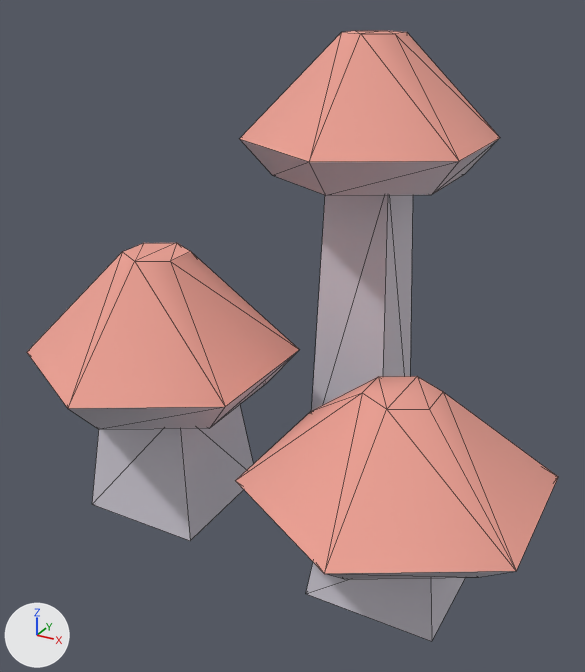
What one commit did to the glTF model example_game/world/props/mushroom-red.prop/model.glb.
Both versions are drawn from a 50 mm camera at (0.363, -0.716, 0.531) aimed at (-0.015, -0.03, 0.188). The lights are fixed; the arrows at lower left show +X, +Y and +Z. The older version comes first. Mesh edges are drawn as thin lines. Vertices at exactly the same position are counted once.

The older version as bpy lines, for what is in view:
```python
me_model = bpy.data.meshes.new('model')
me_model.from_pydata(...)  # 78 vertices, 144 faces; spans x -0.27..0.27, y -0.254..0.254, z -0.02..0.481
me_model.materials.append(mat_style)
ob_model = bpy.data.objects.new('model', me_model)
ob_model.location = (0.0, 0.0, 0.0)
```
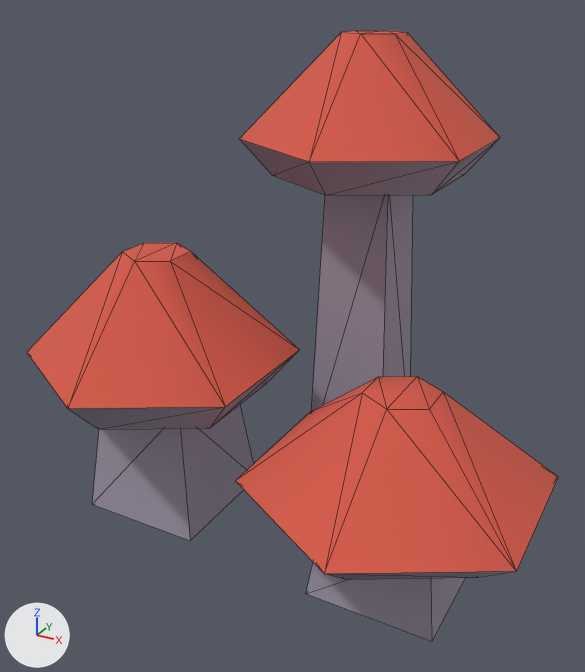
Where the change shows, as pixel boxes [x1, y1, x2, y2] in the pictures (585 x 672 px):
part 1 of me_model, recoloured (light grey to grey): [68, 138, 514, 641] in both
part 2 of me_model, recoloured (pink to red): [27, 31, 558, 574] in both

The change, as a diff of the scene's bpy script:
```diff
--- a/example_game/world/props/mushroom-red.prop/model.glb.py
+++ b/example_game/world/props/mushroom-red.prop/model.glb.py
@@ me_model @@
 me_model.from_pydata(...)  # 78 vertices, 144 faces; spans x -0.27..0.27, y -0.254..0.254, z -0.02..0.481
 # used by ob_model
+# me_model part 1: 96 faces centred in x -0.259..0.259, y -0.21..0.219, z -0.02..0.359 are repainted in the vertex colours; the middle colour goes from light grey #cec9d3 to grey #9e95a6
+# me_model part 2: 48 faces centred in x -0.237..0.236, y -0.19..0.189, z 0.131..0.481 are repainted in the vertex colours; the middle colour goes from pink #eba093 to red #d45a49
 me_model.materials.append(mat_style)
```
